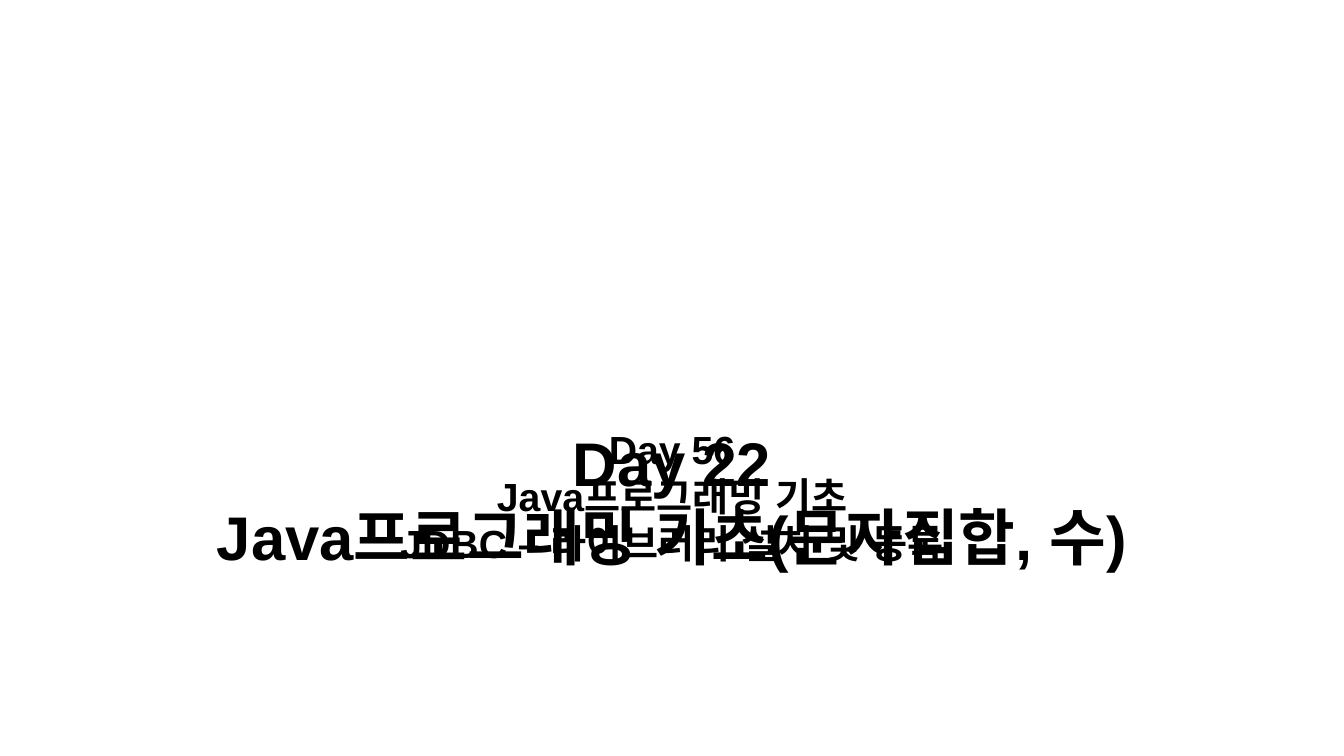
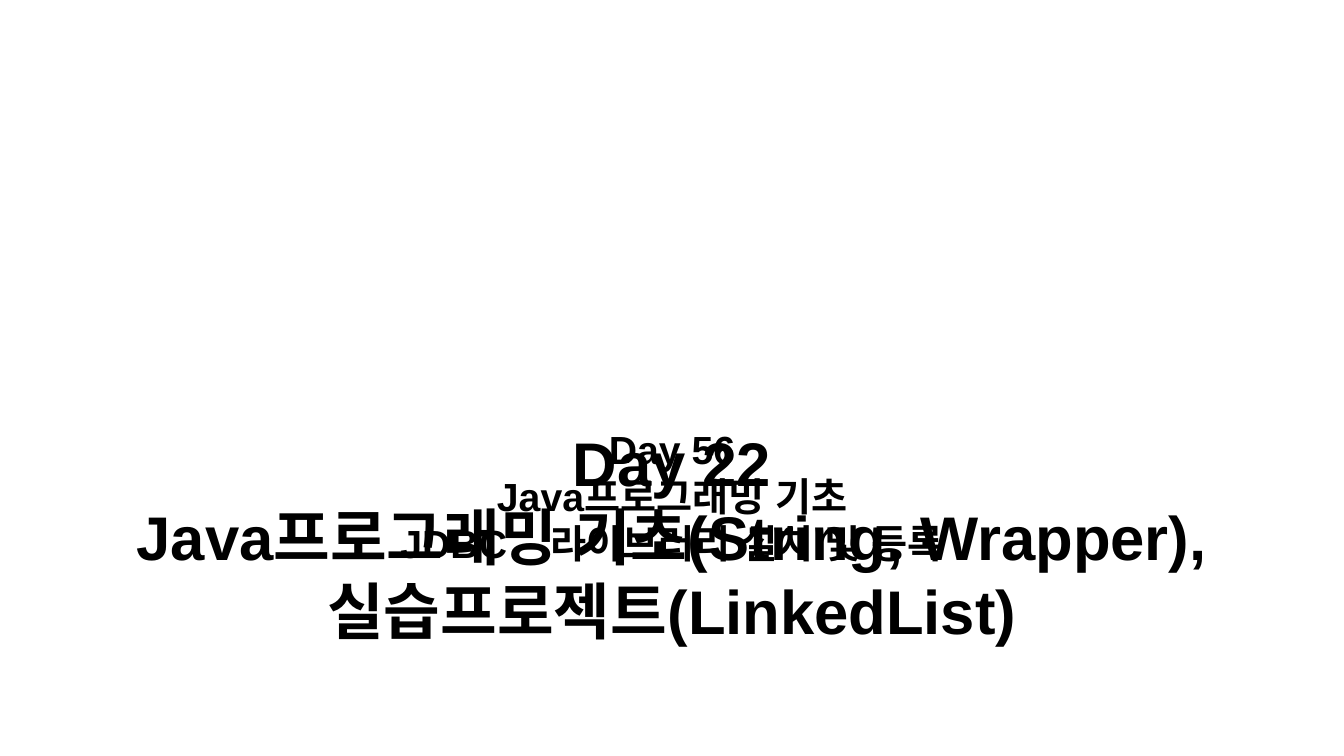
Before and after one commit to kknaks/kknaks.github.io, a slide deck: slide 23 of assets/img/posts/ClassThumbnail.pptx (slide 24 before the commit). Drawn at 1344x756 pixels with LibreOffice and Linux fonts; fonts in the diff are those of the drawing; background and template pictures are left out. Boxes give left, top, right and bottom in pixels: in the first picture for what was removed or moved away, otherwise in the second. Text is boxed around its words. In the diff, an @@ line names an element or a change of style, - is before the commit and + after.

```diff
--- a/assets/img/posts/ClassThumbnail.pptx
+++ b/assets/img/posts/ClassThumbnail.pptx
@@ text "Day 22": place and size @@
-text "Day 22" at box(217, 437, 1127, 573)
+text "Day 22" at box(137, 437, 1206, 647)
@@ text at box(137, 497, 1206, 647): text changed @@
-Java프로그래밍 기초(문자집합, 수)
+Java프로그래밍 기초(String, Wrapper),
+실습프로젝트(LinkedList)
```
Also in this commit, not shown: 26 other slides changed, 3 slides removed, 21 other files.
